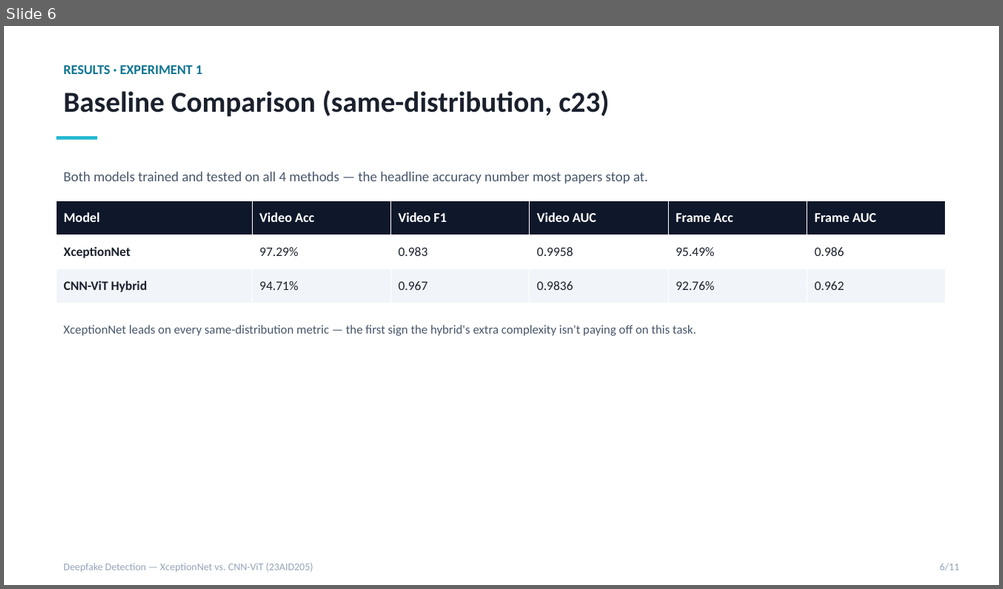
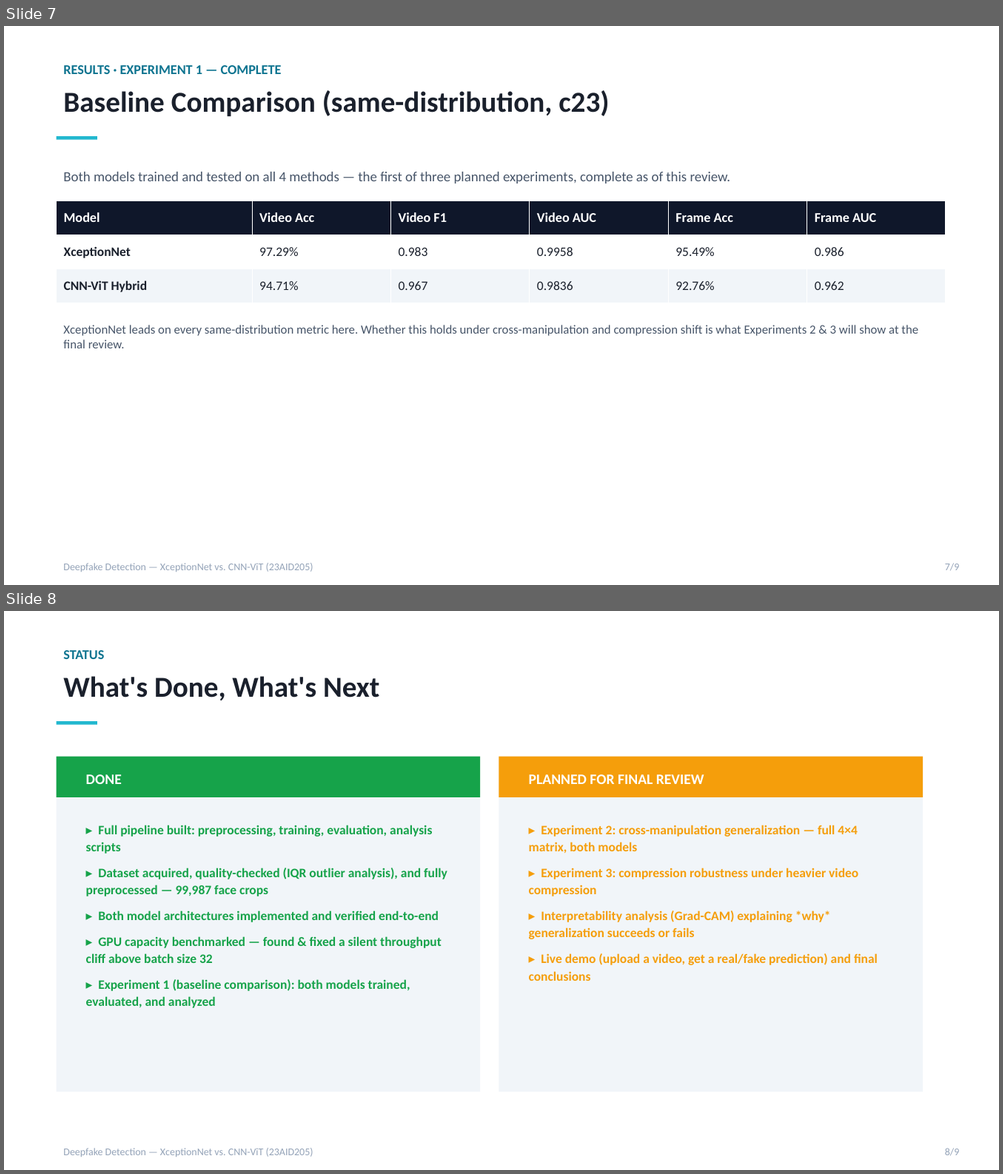
Before and after one commit to DUNE-ODYSSEY/deepfake-detection, a slide deck: docs/mid_review_update.pptx. Shown one above the other, each under a label of ours: slide 6 before the commit, slides 7 and 8 after it. The pictures are 1003x589 and 1003x1174 pixels, drawn with LibreOffice and Linux fonts; fonts in the diff are those of the drawing. Boxes give left, top, right and bottom in pixels: in the first picture for what was removed or moved away, otherwise in the second. Text is boxed around its words. In the diff, an @@ line names an element or a change of style, - is before the commit and + after.

```diff
--- a/docs/mid_review_update.pptx
+++ b/docs/mid_review_update.pptx
@@ slide 8 added at bbox=[4, 611, 999, 1170], background #FFFFFF @@
@@ text added at bbox=[63, 650, 104, 659], 13 pt, text #0E7490, bold @@
+STATUS
@@ text added at bbox=[63, 676, 379, 701], 28 pt, text #1A202C, bold @@
+What's Done, What's Next
@@ rectangle added at bbox=[57, 721, 97, 724], fill #22B8CF @@
@@ rectangle added at bbox=[57, 757, 480, 1092], fill #F1F5F9 @@
@@ rectangle added at bbox=[57, 757, 480, 797], fill #16A34A @@
@@ rectangle added at bbox=[498, 757, 922, 1092], fill #F1F5F9 @@
@@ rectangle added at bbox=[498, 757, 922, 797], fill #F59E0B @@
@@ text added at bbox=[86, 775, 122, 784], 14 pt, text #FFFFFF, bold @@
+DONE
@@ text added at bbox=[529, 775, 704, 784], 14 pt, text #FFFFFF, bold @@
+PLANNED FOR FINAL REVIEW
@@ text added at bbox=[86, 825, 447, 1008], 12.5 pt, text #16A34A, bold @@
+▸ Full pipeline built: preprocessing, training, evaluation, analysis scripts
+▸ Dataset acquired, quality-checked (IQR outlier analysis), and fully preprocessed — 99,987 face crops
+▸ Both model architectures implemented and verified end-to-end
+▸ GPU capacity benchmarked — found & fixed a silent throughput cliff above batch size 32
+▸ Experiment 1 (baseline comparison): both models trained, evaluated, and analyzed
@@ text added at bbox=[529, 825, 877, 981], 12.5 pt, text #F59E0B, bold @@
+▸ Experiment 2: cross-manipulation generalization — full 4×4 matrix, both models
+▸ Experiment 3: compression robustness under heavier video compression
+▸ Interpretability analysis (Grad-CAM) explaining *why* generalization succeeds or fails
+▸ Live demo (upload a video, get a real/fake prediction) and final conclusions
@@ text added at bbox=[63, 1148, 313, 1157], 10 pt, text #94A3B8 @@
+Deepfake Detection — XceptionNet vs. CNN-ViT (23AID205)
@@ text added at bbox=[945, 1148, 959, 1156], 10 pt, text #94A3B8 @@
+8/9
@@ what was slide 6 is now slide 7 @@
@@ slide 7 changed as well @@
@@ text at bbox=[63, 65, 282, 74]: text changed @@
-RESULTS · EXPERIMENT 1
+RESULTS · EXPERIMENT 1 — COMPLETE
@@ text at bbox=[63, 172, 731, 184]: text changed @@
-Both models trained and tested on all 4 methods — the headline accuracy number most papers stop at.
+Both models trained and tested on all 4 methods — the first of three planned experiments, complete as of this review.
@@ text at bbox=[63, 325, 918, 349]: text changed @@
-XceptionNet leads on every same-distribution metric — the first sign the hybrid's extra complexity isn't paying off on this task.
+XceptionNet leads on every same-distribution metric here. Whether this holds under cross-manipulation and compression shift is what Experiments 2 & 3 will show at the final review.
@@ text at bbox=[945, 563, 959, 571]: text changed @@
-6/11
+7/9
```
Also in this commit, not shown: 6 other slides changed, 1 other slide added, 4 slides removed, 4 other files.
